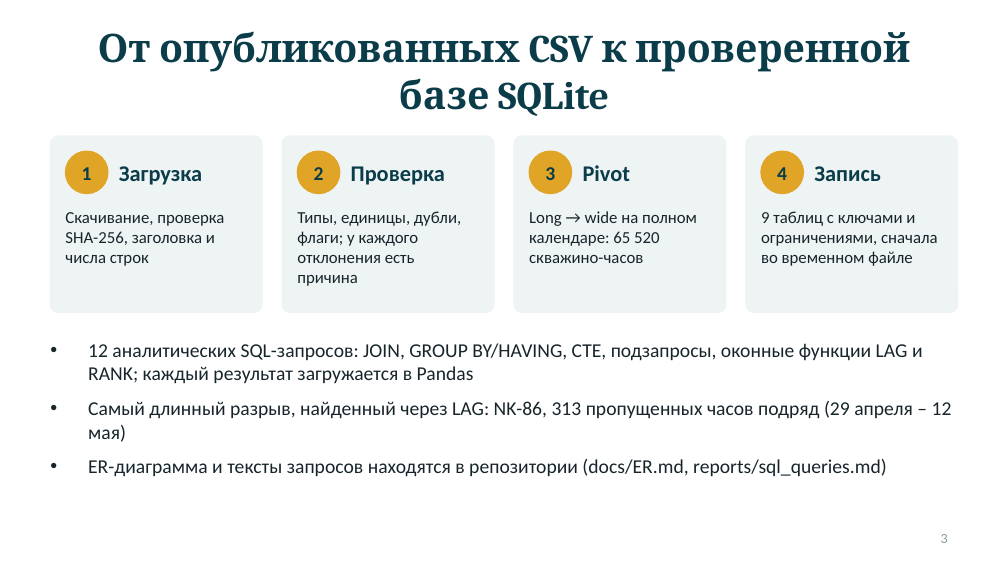
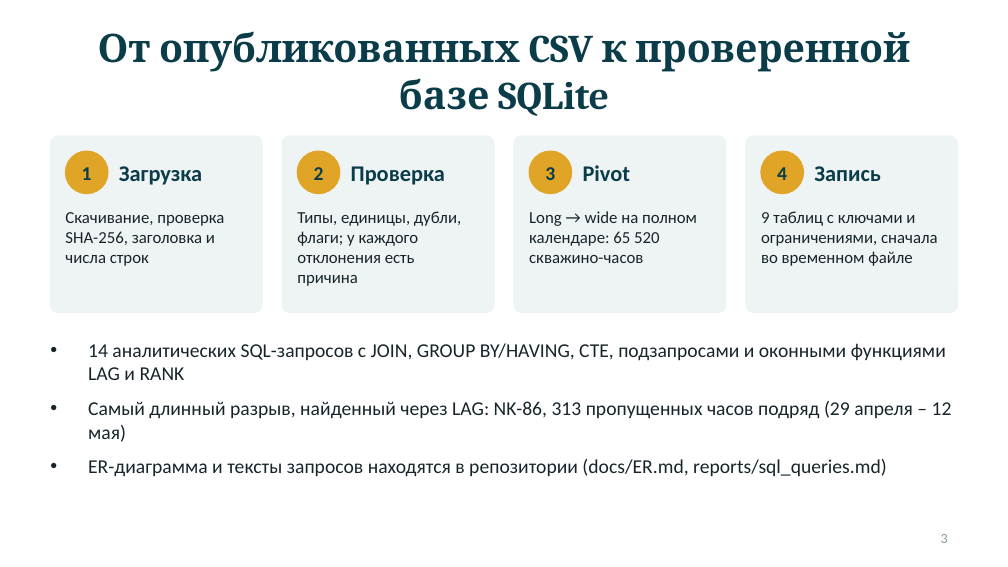
Before and after one commit to R0onen/Short-Term-Forecasting-of-Well-Parameters, a slide deck: slide 3 of presentation/well-forecast-defense-ru.pptx. Drawn at 1008x567 pixels with LibreOffice and Linux fonts; fonts in the diff are those of the drawing. Boxes give left, top, right and bottom in pixels: in the first picture for what was removed or moved away, otherwise in the second. Text is boxed around its words. In the diff, an @@ line names an element or a change of style, - is before the commit and + after.

```diff
--- a/presentation/well-forecast-defense-ru.pptx
+++ b/presentation/well-forecast-defense-ru.pptx
@@ text at <box>88,343,946,380</box>: text changed @@
-• 12 аналитических SQL-запросов: JOIN, GROUP BY/HAVING, CTE, подзапросы, оконные функции LAG и RANK; каждый результат загружается в Pandas
+• 14 аналитических SQL-запросов с JOIN, GROUP BY/HAVING, CTE, подзапросами и оконными функциями LAG и RANK
```
Also in this commit, not shown: 6 other slides changed, 12 other files.
